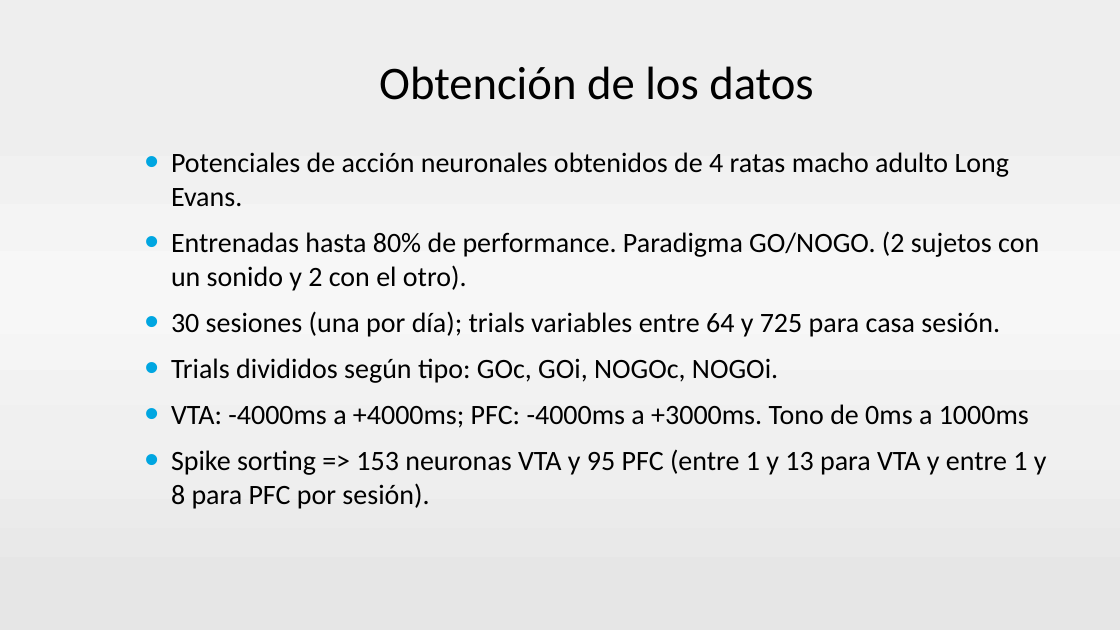
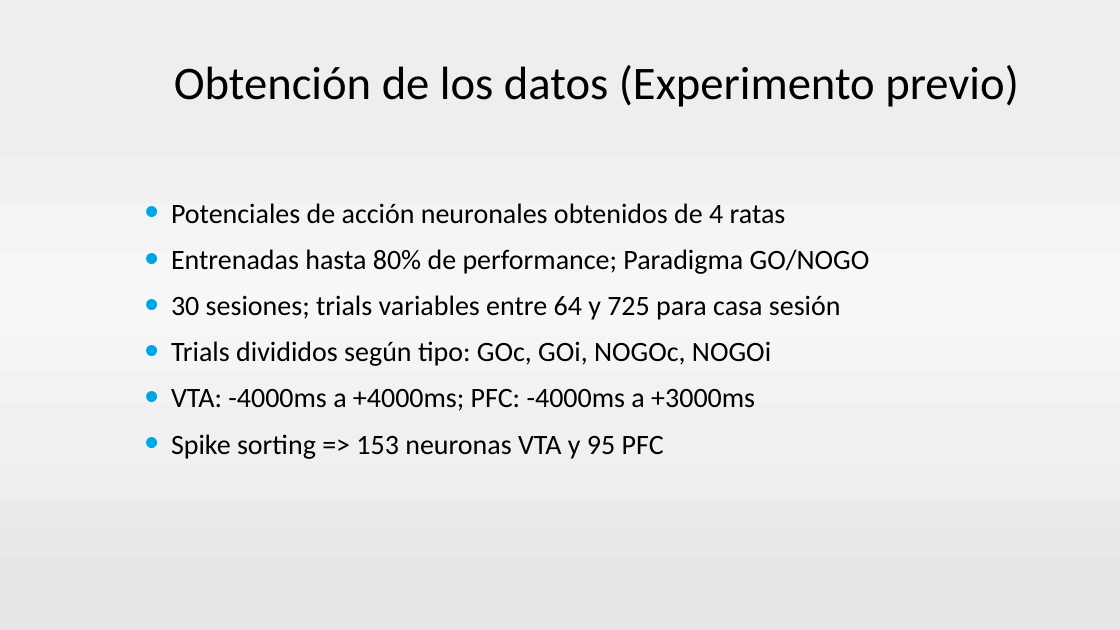
Before and after one commit to neozero86/tesis-megea, a slide deck: slide 4 of Presentacion/PresentacionTesis v2.pptx (slide 6 before the commit). Drawn at 1120x630 pixels with LibreOffice and Linux fonts; fonts in the diff are those of the drawing; background and template pictures are left out. Boxes give left, top, right and bottom in pixels: in the first picture for what was removed or moved away, otherwise in the second. Text is boxed around its words. In the diff, an @@ line names an element or a change of style, - is before the commit and + after.

```diff
--- a/Presentacion/PresentacionTesis v2.pptx
+++ b/Presentacion/PresentacionTesis v2.pptx
@@ title at bbox=[174, 65, 1019, 107]: text changed @@
-Obtención de los datos
+Obtención de los datos (Experimento previo)
@@ text at bbox=[171, 203, 870, 459]: text changed @@
-• Potenciales de acción neuronales obtenidos de 4 ratas macho adulto Long Evans.
-• Entrenadas hasta 80% de performance. Paradigma GO/NOGO. (2 sujetos con un sonido y 2 con el otro).
-• 30 sesiones (una por día); trials variables entre 64 y 725 para casa sesión.
-• Trials divididos según tipo: GOc, GOi, NOGOc, NOGOi.
-• VTA: -4000ms a +4000ms; PFC: -4000ms a +3000ms. Tono de 0ms a 1000ms
-• Spike sorting => 153 neuronas VTA y 95 PFC (entre 1 y 13 para VTA y entre 1 y 8 para PFC por sesión).
+• Potenciales de acción neuronales obtenidos de 4 ratas
+• Entrenadas hasta 80% de performance; Paradigma GO/NOGO
+• 30 sesiones; trials variables entre 64 y 725 para casa sesión
+• Trials divididos según tipo: GOc, GOi, NOGOc, NOGOi
+• VTA: -4000ms a +4000ms; PFC: -4000ms a +3000ms
+• Spike sorting => 153 neuronas VTA y 95 PFC
```
Also in this commit, not shown: 26 other slides changed, 1 slide added, 2 slides removed.
